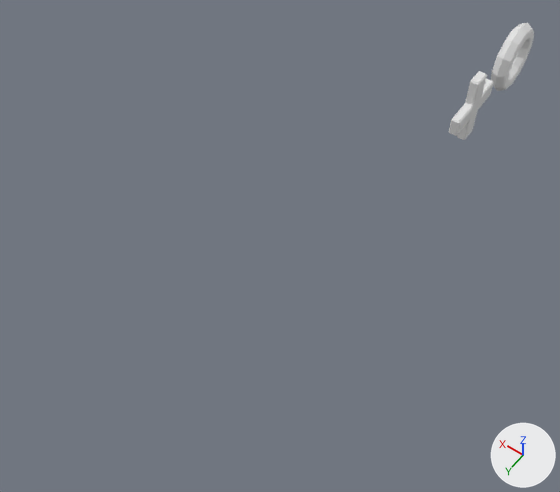
Two versions of the Blender file Assets/Models/Items.blend, one commit apart.
One viewpoint serves both versions: a 50 mm lens placed at (-19.7, 62.2, 55.5), pointed at (7.2, 24.6, -3.6). Lighting does not change. The marker at lower right points along +X, +Y and +Z.

In view in the first picture: 'Cross', 'Donut'.
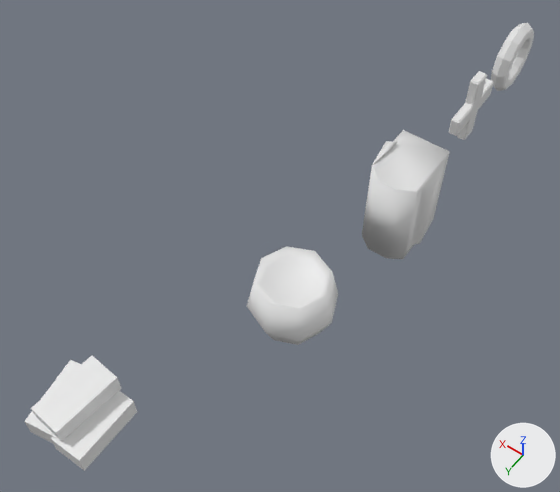
Pixel boxes (x1, y1, x2, y2) of what changed, in the pictures (560 x 492 px):
```json
{"object": "HealthKitMed", "change": "added", "after": [362, 130, 450, 259]}
{"object": "MoneyPile", "change": "added", "after": [24, 355, 137, 471]}
{"object": "MoneyBag", "change": "added", "after": [247, 246, 338, 345]}
```

Scene script edits in JSON lines:
```json
{"op": "add", "block": "me_cube_008", "code": ["me_cube_008 = bpy.data.meshes.new('Cube.008')", "me_cube_008.from_pydata(...)  # 34 vertices, 19 faces; spans x -3.68..3.41, y -2.76..0.96, z -3.88..3.0"]}
{"op": "add", "block": "me_sphere", "code": ["me_sphere = bpy.data.meshes.new('Sphere')", "me_sphere.from_pydata(...)  # 33 vertices, 33 faces; spans x -4.08..4.08, y -4.08..4.08, z -3.81..3.49", "me_sphere.polygons.foreach_set('use_smooth', [True] * 33)"]}
{"op": "add", "block": "me_cube_001", "code": ["me_cube_001 = bpy.data.meshes.new('Cube.001')", "me_cube_001.from_pydata(...)  # 38 vertices, 38 faces; spans x -3.21..3.12, y -4.11..2.98, z -5.26..5.24", "me_cube_001.polygons.foreach_set('use_smooth', [True] * 38)"]}
{"op": "add", "block": "ob_moneypile", "code": ["ob_moneypile = bpy.data.objects.new('MoneyPile', me_cube_008)", "ob_moneypile.location = (9.22, 48.74, 0.94)", "ob_moneypile.rotation_euler = (1.545, -0.00263, -0.102)  # degrees (89, -0.2, -5.8)"]}
{"op": "add", "block": "ob_moneybag", "code": ["ob_moneybag = bpy.data.objects.new('MoneyBag', me_sphere)", "ob_moneybag.location = (1.63, 30.52, -0.9)"]}
{"op": "add", "block": "ob_healthkitmed", "code": ["ob_healthkitmed = bpy.data.objects.new('HealthKitMed', me_cube_001)", "ob_healthkitmed.location = (-0.05, 15.01, -1.31)"]}
```
